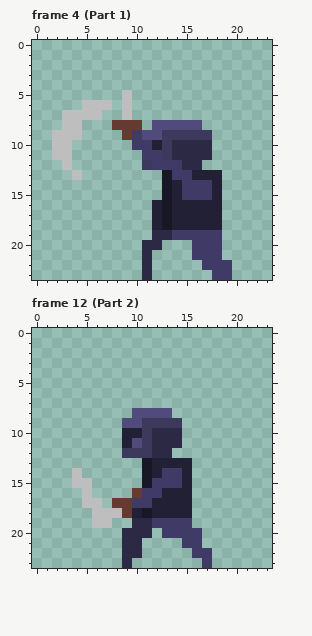
One commit to this pixel-art file: Assets/Sprites/Asperite files/PurpleGuyAttackAnimation.aseprite. Above, as it was before the edit.
24x24 pixels, 25 frames. Shown: frame 4 (Part 1), frame 12 (Part 2). The commit also changed other frames, which this record leaves out.
The same view after the edit:
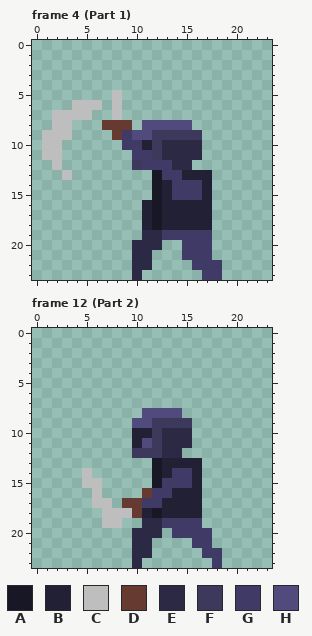
Palette (. is transparent): A #181726  B #222034  C #bebebe  D #663931  E #2c2944  F #3d395c  G #403b66  H #514b7d
Commit: Editted animation for basic attack and added animation events for cancellation
From old to new:
Changed rows in their new state; - is an unchanged pixel.
Frame 4 (Part 1):
first column x 1:
 5 -------C.----------
 6 ---C--.C.----------
 7 -C---.-C.----------
 8 -C-.--D--.H----.---
 9 C--.---DGH-F----.--
10 C-.-----G-BFE---.--
11 C-.------G-FE---.--
12 -C.------FG--E-.---
13 --C.-------AG-B--.-
14 -----------ABG--B.-
15 -----------ABG--B.-
16 ----------BAB----.-
17 ----------BAB----.-
18 ----------BAB----.-
19 ----------E-G----.-
20 ---------E----G--.-
21 ---------E----G--.-
22 ---------E-----G--.
23 ---------E.-----G-.
Frame 12 (Part 2):
first column x 4:
 8 ------.---H----
 9 -----.-H---F---
10 -----.-BF--E---
11 -----.BHF--E---
12 -----.--F-E----
13 -------.A---B--
14 .C-----.AB-GB--
15 .-C----.A--GB--
16 -.C---.D-G--B--
17 -.-C.-D-G---B--
18 --.--CDBA---B--
19 --.-C-.-E---G--
20 -----.--E.---G-
21 -----.-E---.-G-
22 -----.-E----.-G
23 -----.E------.G
